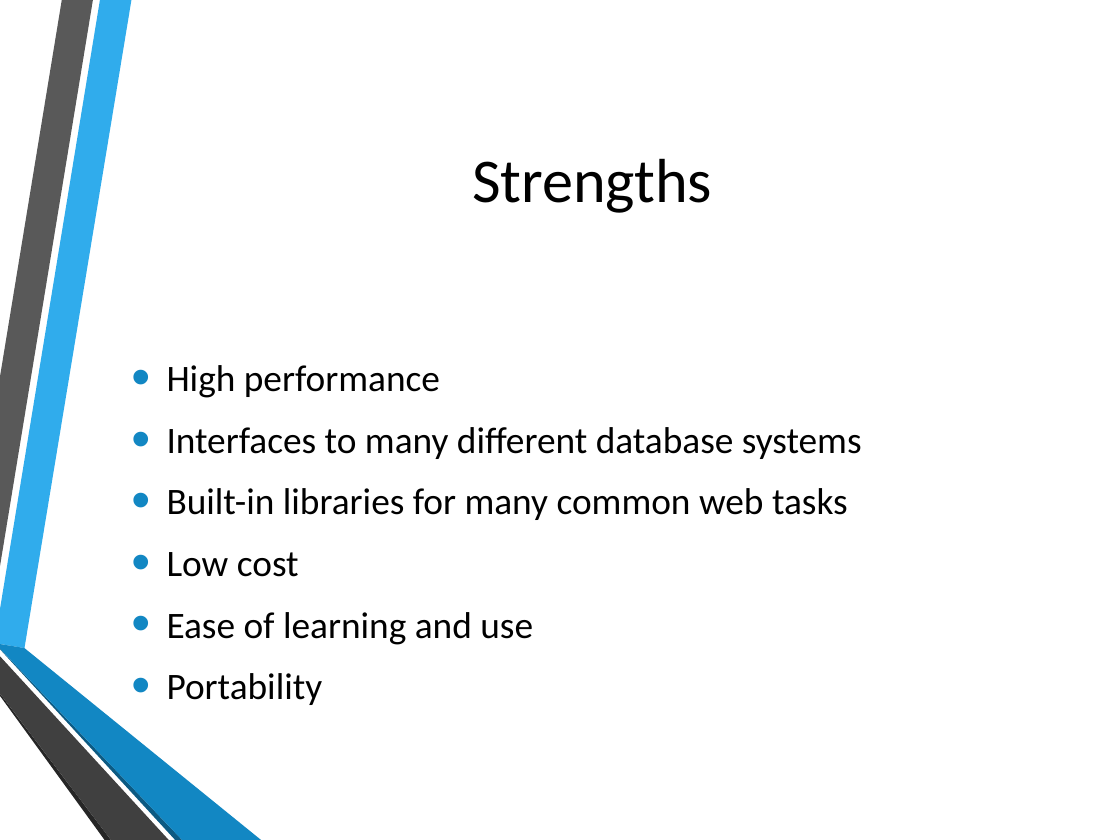
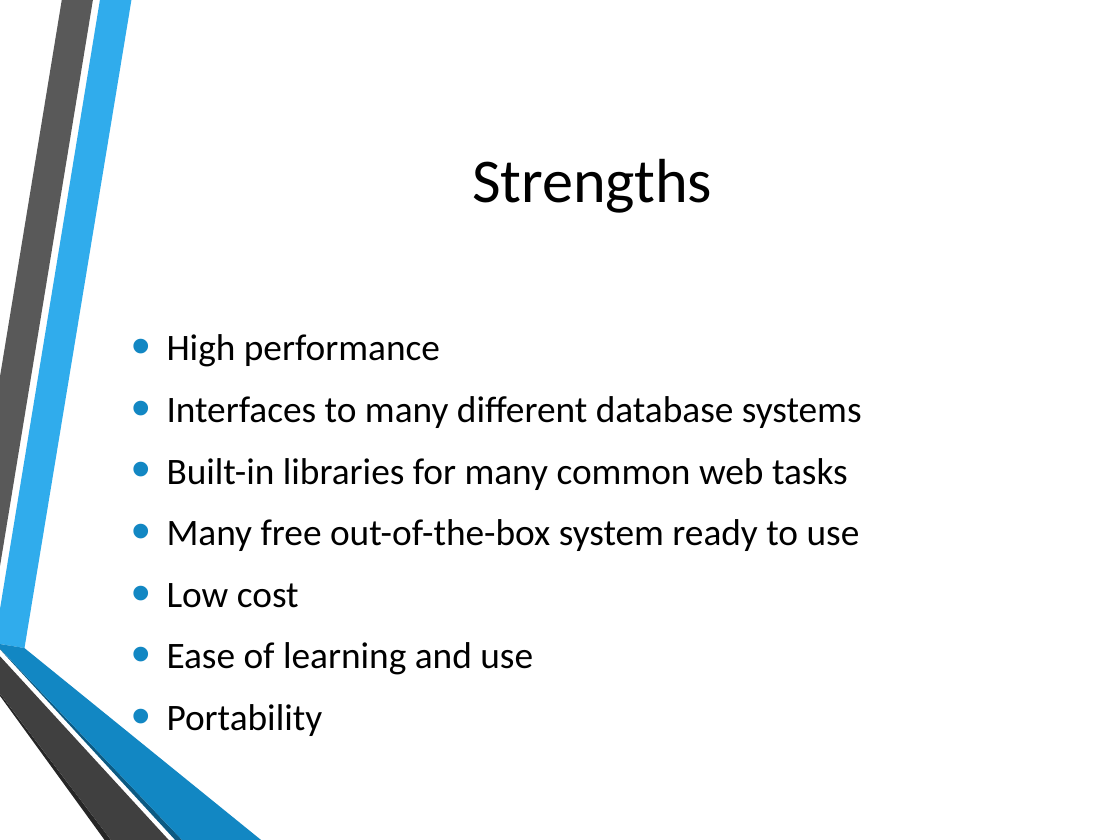
Before and after one commit to hatted/fevaworks-php, a slide deck: slide 17 of php-fw1/lesson1.pptx. Drawn at 1120x840 pixels with LibreOffice and Linux fonts; fonts in the diff are those of the drawing; background and template pictures are left out. Boxes give left, top, right and bottom in pixels: in the first picture for what was removed or moved away, otherwise in the second. Text is boxed around its words. In the diff, an @@ line names an element or a change of style, - is before the commit and + after.

```diff
--- a/php-fw1/lesson1.pptx
+++ b/php-fw1/lesson1.pptx
@@ text at bbox=[167, 519, 860, 551]: paragraph added @@
+• Many free out-of-the-box system ready to use
```
Also in this commit, not shown: 7 other slides changed, 1 slide added, 3 slides removed, 2 other files.
